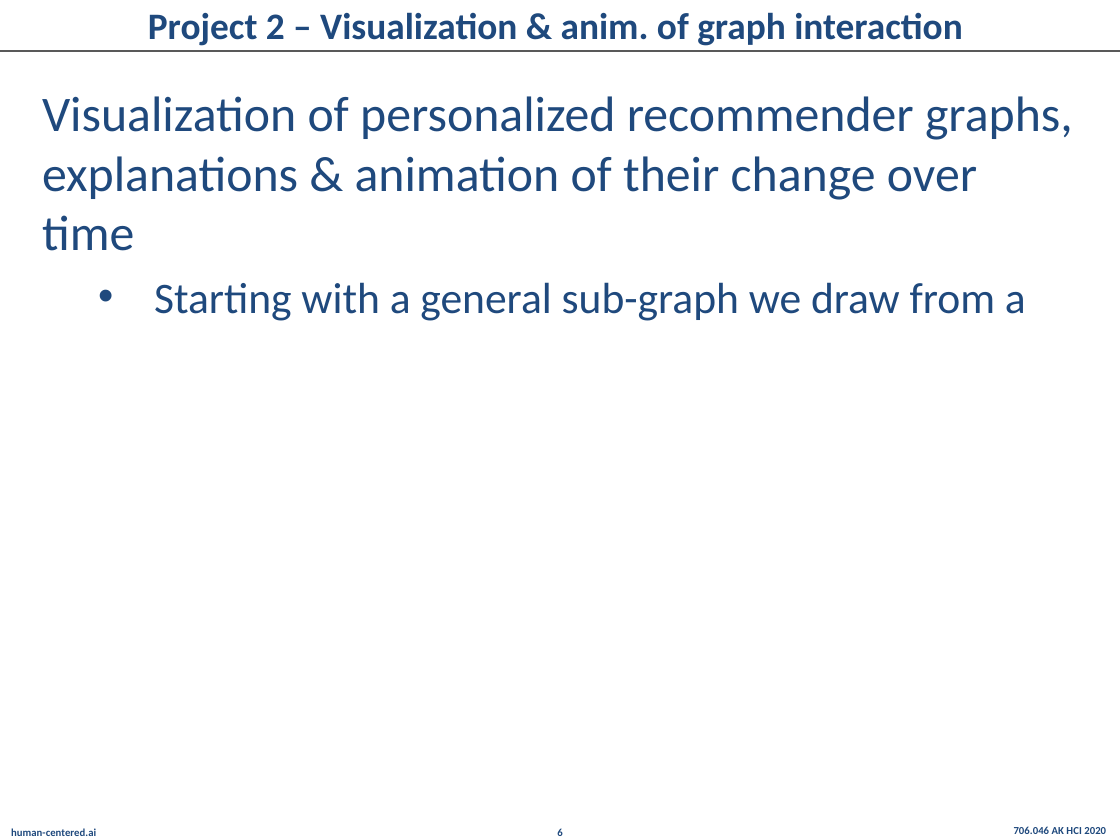
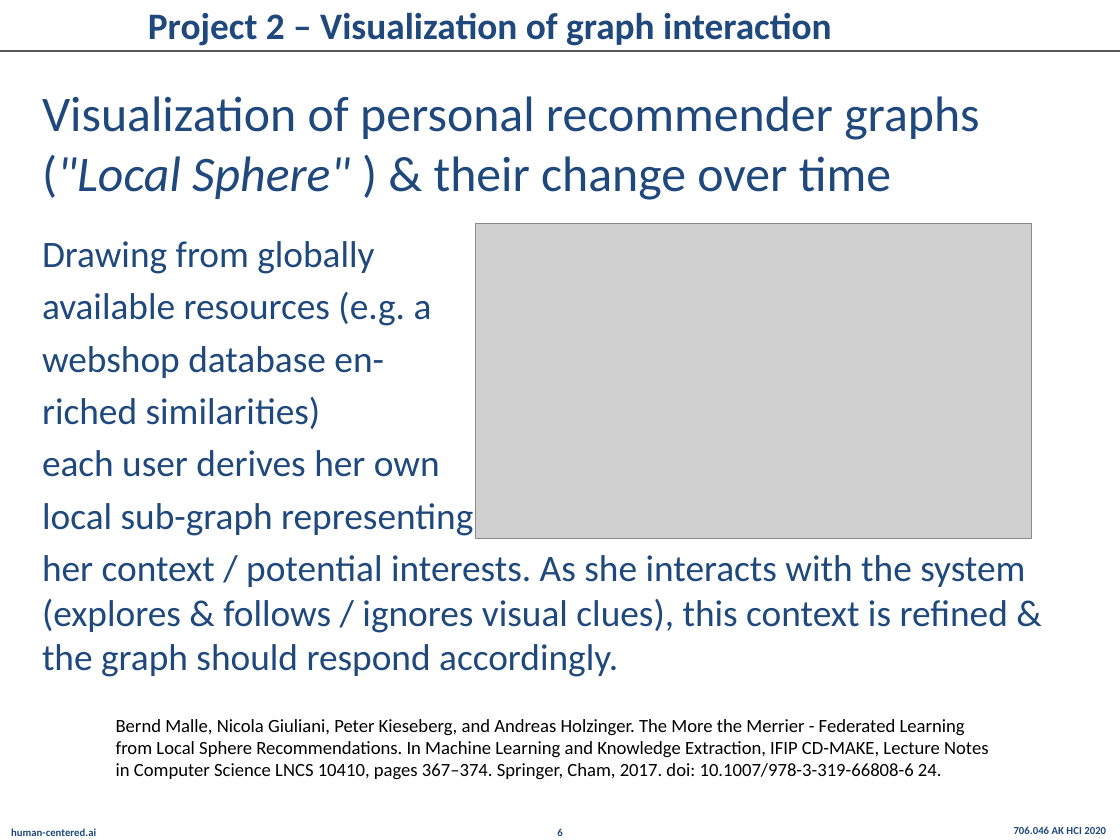
Before and after one commit to cassinius/akhci-2020, a slide deck: slide 6 of miniprojects_presentation/706.046-AK-HCI-2020--Bernd_Malle.pptx. Drawn at 1120x840 pixels with LibreOffice and Linux fonts; fonts in the diff are those of the drawing; grey boxes stand for pictures; background and template pictures are left out. Boxes give left, top, right and bottom in pixels: in the first picture for what was removed or moved away, otherwise in the second. Text is boxed around its words. In the diff, an @@ line names an element or a change of style, - is before the commit and + after.

```diff
--- a/miniprojects_presentation/706.046-AK-HCI-2020--Bernd_Malle.pptx
+++ b/miniprojects_presentation/706.046-AK-HCI-2020--Bernd_Malle.pptx
@@ title at [148, 12, 832, 46]: text changed @@
-Project 2 – Visualization & anim. of graph interaction
+Project 2 – Visualization of graph interaction
@@ text at [42, 96, 1025, 677]: text changed; size 32 to 24 pt @@
-Visualization of personalized recommender graphs, explanations & animation of their change over time
-  • Starting with a general sub-graph we draw from a
+Visualization of personal recommender graphs ("Local Sphere" ) & their change over time
+Drawing from globally
+available resources (e.g. a
+webshop database en-
+riched similarities)
+each user derives her own
+local sub-graph representing
+her context / potential interests. As she interacts with the system (explores & follows / ignores visual clues), this context is refined & the graph should respond accordingly.
@@ picture added at [476, 223, 1033, 539] @@
@@ text added at [116, 719, 988, 780], 12 pt, text #000000 @@
+Bernd Malle, Nicola Giuliani, Peter Kieseberg, and Andreas Holzinger. The More the Merrier - Federated Learning from Local Sphere Recommendations. In Machine Learning and Knowledge Extraction, IFIP CD-MAKE, Lecture Notes in Computer Science LNCS 10410, pages 367–374. Springer, Cham, 2017. doi: 10.1007/978-3-319-66808-6 24.
```
Also in this commit, not shown: 5 other slides changed, 6 other files.
